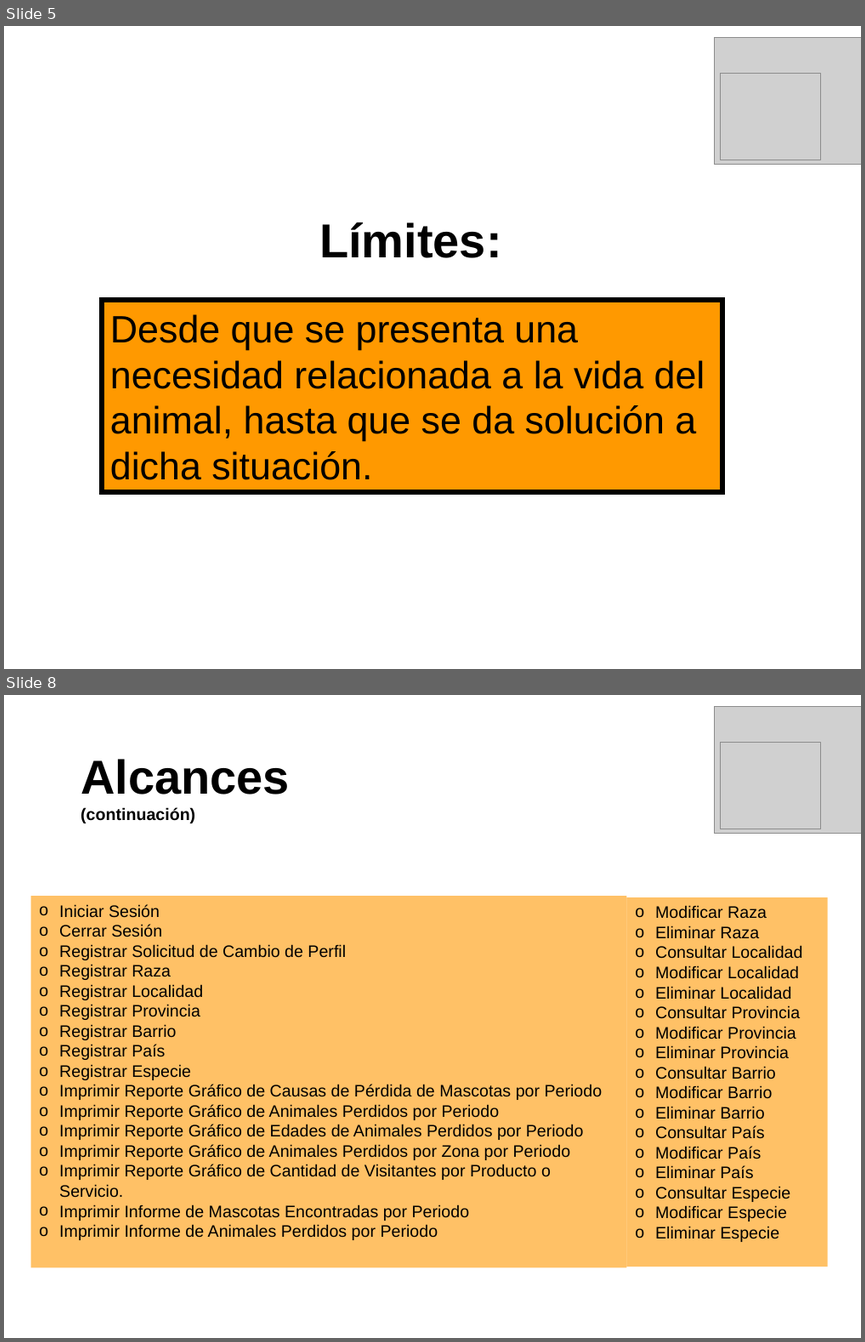
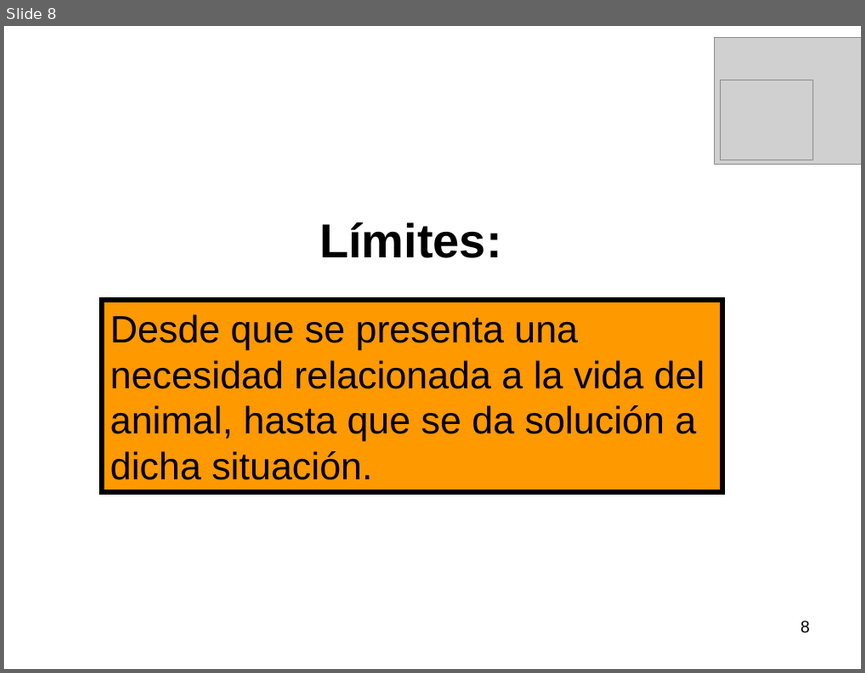
Before and after one commit to mauricioprado00/salud-mascotas, a slide deck: Producto/04-It_I/Presentación Primera Iteración.pps. Shown one above the other, each under a label of ours: slides 5 and 8 before the commit, slide 8 after it; the slides between them are not shown. The pictures are 865x1342 and 865x673 pixels, drawn with LibreOffice and Linux fonts; fonts in the diff are those of the drawing; grey boxes stand for pictures; background and template pictures are left out. Boxes give left, top, right and bottom in pixels: in the first picture for what was removed or moved away, otherwise in the second. Text is boxed around its words. In the diff, an @@ line names an element or a change of style, - is before the commit and + after.

```diff
--- a/Producto/04-It_I/Presentación Primera Iteración.pps
+++ b/Producto/04-It_I/Presentación Primera Iteración.pps
@@ slide 8 removed at [4, 695, 861, 1338], background picture (left out) @@
@@ picture removed at [715, 706, 861, 833] @@
@@ picture removed at [721, 742, 821, 828] @@
@@ text removed at [80, 759, 290, 823] @@
-Alcances
-(continuación)
@@ rectangle removed at [30, 896, 626, 1267] @@
-o Iniciar Sesión
-o Cerrar Sesión
-o Registrar Solicitud de Cambio de Perfil
-o Registrar Raza
-o Registrar Localidad
-o Registrar Provincia
-o Registrar Barrio
-o Registrar País
-o Registrar Especie
-o Imprimir Reporte Gráfico de Causas de Pérdida de Mascotas por Periodo
-o Imprimir Reporte Gráfico de Animales Perdidos por Periodo
-o Imprimir Reporte Gráfico de Edades de Animales Perdidos por Periodo
-o Imprimir Reporte Gráfico de Animales Perdidos por Zona por Periodo
-o Imprimir Reporte Gráfico de Cantidad de Visitantes por Producto o Servicio.
-o Imprimir Informe de Mascotas Encontradas por Periodo
-o Imprimir Informe de Animales Perdidos por Periodo
@@ rectangle removed at [627, 897, 828, 1266] @@
-o Modificar Raza
-o Eliminar Raza
-o Consultar Localidad
-o Modificar Localidad
-o Eliminar Localidad
-o Consultar Provincia
-o Modificar Provincia
-o Eliminar Provincia
-o Consultar Barrio
-o Modificar Barrio
-o Eliminar Barrio
-o Consultar País
-o Modificar País
-o Eliminar País
-o Consultar Especie
-o Modificar Especie
-o Eliminar Especie
@@ what was slide 5 is now slide 8 @@
@@ slide 8 changed as well @@
@@ picture: place and size @@
-picture at [721, 73, 821, 159]
+picture at [721, 80, 813, 160]
@@ page number added at [800, 620, 810, 633], 14 pt, text #000000 @@
+8
```
Also in this commit, not shown: 5 other slides changed, 10 slides added, 4 other slides removed.
